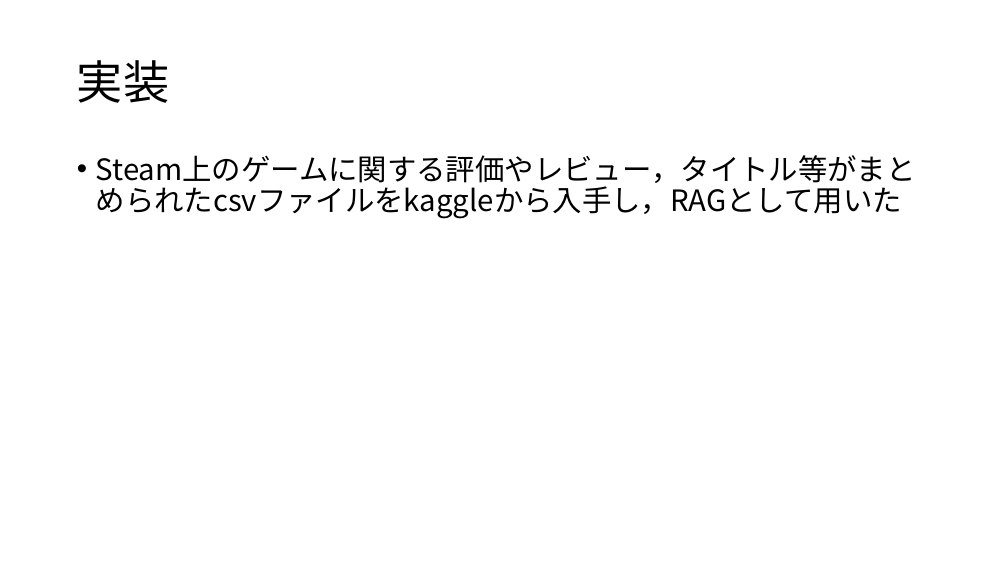
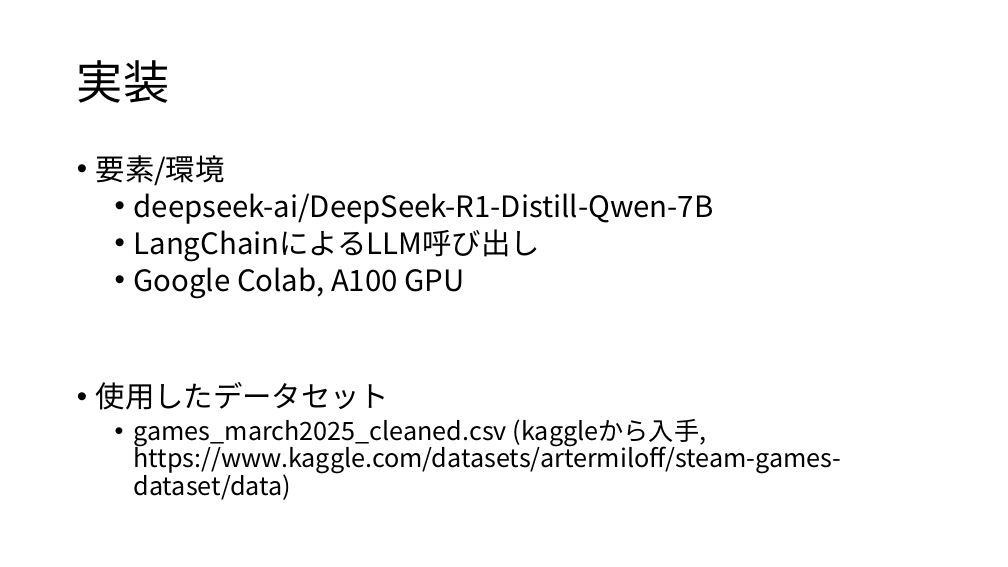
Before and after one commit to tosiki1202/GenAI-app, a slide deck: slide 3 of finalTask.pptx. Drawn at 1008x567 pixels with LibreOffice and Linux fonts; fonts in the diff are those of the drawing. Boxes give left, top, right and bottom in pixels: in the first picture for what was removed or moved away, otherwise in the second. Text is boxed around its words. In the diff, an @@ line names an element or a change of style, - is before the commit and + after.

```diff
--- a/finalTask.pptx
+++ b/finalTask.pptx
@@ text at [96,155,842,500]: text changed; size 28 to 24 pt @@
-• Steam上のゲームに関する評価やレビュー，タイトル等がまとめられたcsvファイルをkaggleから入手し，RAGとして用いた
+• 要素/環境
+  • deepseek-ai/DeepSeek-R1-Distill-Qwen-7B
+  • LangChainによるLLM呼び出し
+  • Google Colab, A100 GPU
+• 使用したデータセット
+  • games_march2025_cleaned.csv (kaggleから入手, https://www.kaggle.com/datasets/artermiloff/steam-games-dataset/data)
```
Also in this commit, not shown: 2 other slides changed, 3 slides added, 1 slide removed.
